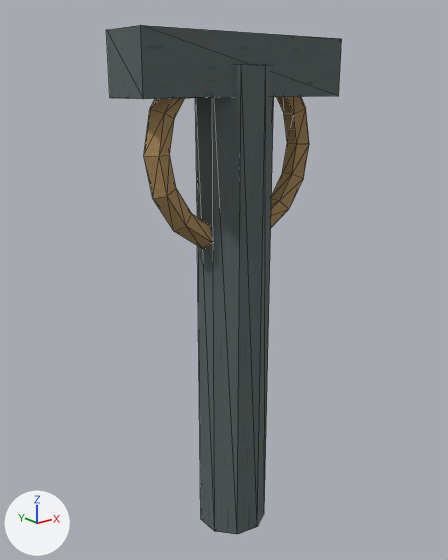
The OBJ model Assets/ProjectOEN/ProductionArt/Meshes/props_tools/pr-019_anchor_point_peg__inactive.obj: old version first, new version second.
Rendered twice from a 50 mm camera at (-0.569, -0.69, 0.675) aimed at (-0.004, 0.016, 0.392). Every picture has the same lights, and +X, +Y and +Z are marked at lower left. The older version comes first. Mesh edges are drawn as thin lines. Where no turn or scale is listed for an object, it has been applied to the vertices. Vertices at exactly the same position are counted once.

Objects in the first picture: 'pr-019_anchor_point_peg__inactive'.
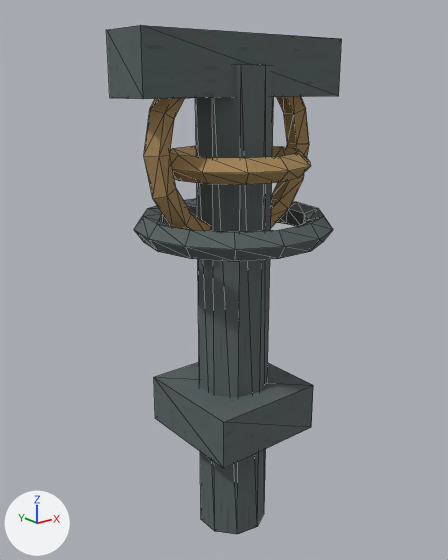
The change in detail:
me_pr_019_anchor_point_peg__inactive is used by ob_pr_019_anchor_point_peg__inactive; location (0.0, 0.0, 0.0).
me_pr_019_anchor_point_peg__inactive had 108 vertices, 208 faces and spanned x -0.17..0.17, y -0.054..0.054, z -0.02..0.74.
me_pr_019_anchor_point_peg__inactive now has 234 vertices, 456 faces and spans x -0.17..0.17, y -0.141..0.141, z -0.02..0.74.
me_pr_019_anchor_point_peg__inactive part 1: a new loose piece, a box spanning x -0.09..0.09, y -0.09..0.09, z 0.153..0.228, in mat_metal (picture img_metal_albedo_png).
me_pr_019_anchor_point_peg__inactive part 2: a new loose piece of 70 vertices spanning x -0.145..0.145, y -0.141..0.141, z 0.461..0.499, in mat_metal (picture img_metal_albedo_png).
me_pr_019_anchor_point_peg__inactive part 3: a new loose piece of 48 vertices spanning x -0.112..0.112, y -0.112..0.112, z 0.553..0.587, in mat_rope (picture img_rope_albedo_png).

What differs and where, as boxes [x1, y1, x2, y2] in the pictures (448 x 560 px):
part 1 of me_pr_019_anchor_point_peg__inactive, added
    after: [154, 362, 313, 469]
part 2 of me_pr_019_anchor_point_peg__inactive, added
    after: [134, 198, 333, 262]
part 3 of me_pr_019_anchor_point_peg__inactive, added (brown)
    after: [170, 146, 310, 185]
